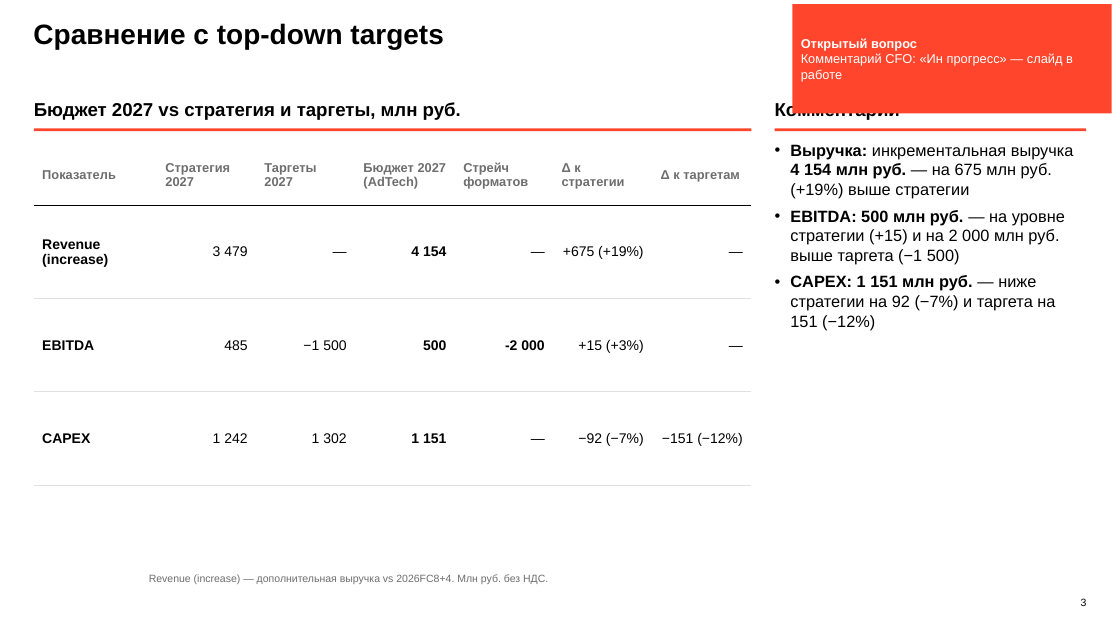
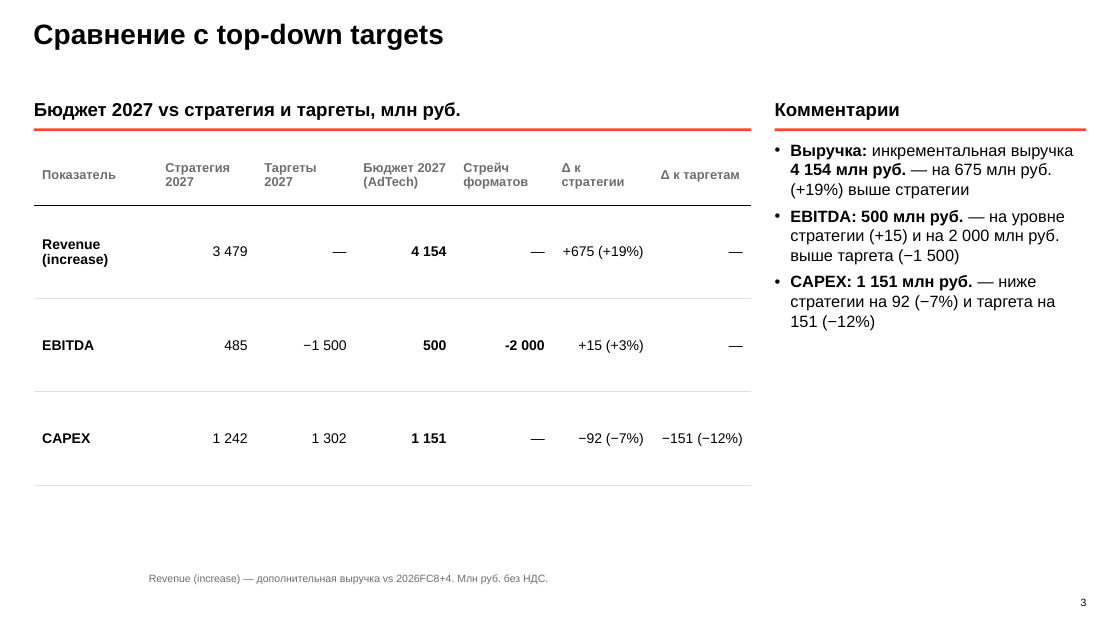
Before and after one commit to DenisMagnit/1, a slide deck: slide 3 of BU27_AdTech_final_deck_1016.pptx. Drawn at 1120x630 pixels with LibreOffice and Linux fonts; fonts in the diff are those of the drawing; background and template pictures are left out. Boxes give left, top, right and bottom in pixels: in the first picture for what was removed or moved away, otherwise in the second. Text is boxed around its words. In the diff, an @@ line names an element or a change of style, - is before the commit and + after.

```diff
--- a/BU27_AdTech_final_deck_1016.pptx
+++ b/BU27_AdTech_final_deck_1016.pptx
@@ rectangle removed at (792,4,1112,113) @@
-Открытый вопрос
-Комментарий CFO: «Ин прогресс» — слайд в работе
```
Also in this commit, not shown: 8 other slides changed.
